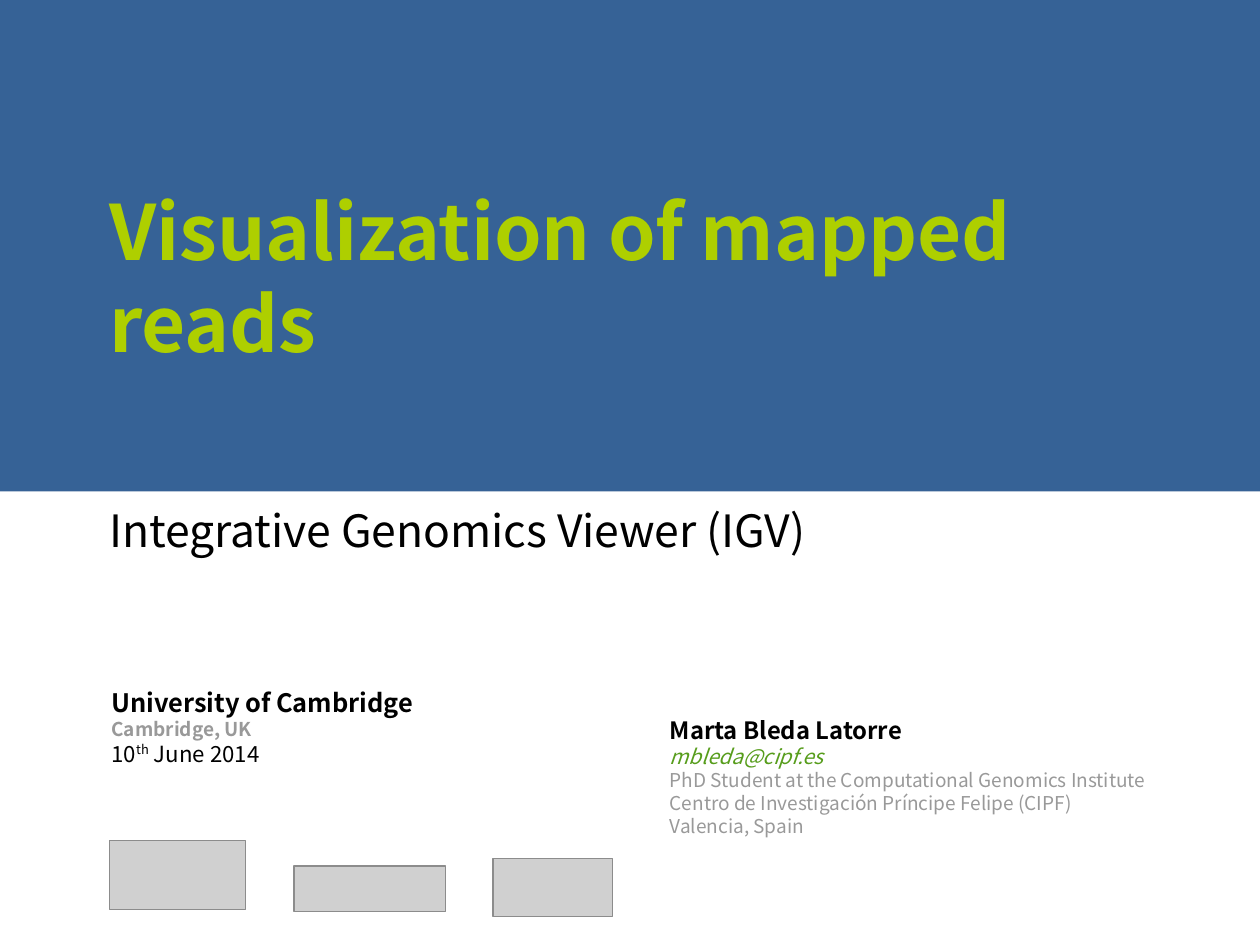
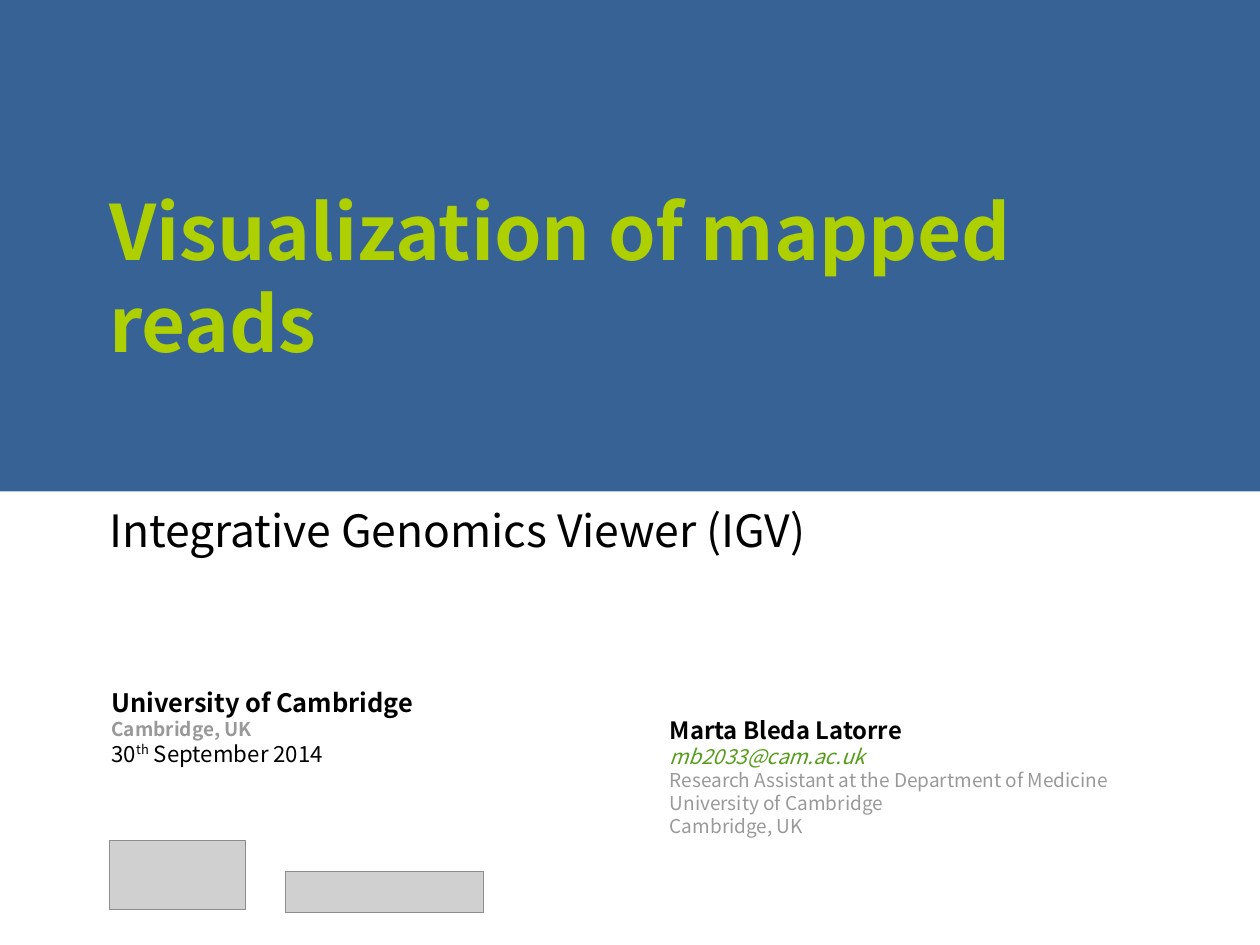
Before and after one commit to ngs-course/ngs-course.github.io, a slide deck: slide 1 of Course_Materials/visualization/presentation/2014-Cambridge_visualisation.odp. Drawn at 1260x945 pixels with LibreOffice and Linux fonts; fonts in the diff are those of the drawing; grey boxes stand for pictures. Boxes give left, top, right and bottom in pixels: in the first picture for what was removed or moved away, otherwise in the second. Text is boxed around its words. In the diff, an @@ line names an element or a change of style, - is before the commit and + after.

Commit message:
Visualization updated

```diff
--- a/Course_Materials/visualization/presentation/2014-Cambridge_visualisation.odp
+++ b/Course_Materials/visualization/presentation/2014-Cambridge_visualisation.odp
@@ text at [154, 739, 323, 767]: text changed @@
-10th June 2014
+30th September 2014
@@ text at [670, 747, 1108, 838]: text changed @@
-mbleda@cipf.es
-PhD Student at the Computational Genomics Institute
-Centro de Investigación Príncipe Felipe (CIPF)
-Valencia, Spain
+mb2033@cam.ac.uk
+Research Assistant at the Department of Medicine
+University of Cambridge
+Cambridge, UK
@@ picture removed at [493, 859, 612, 917] @@
@@ picture: place and size @@
-picture at [294, 867, 446, 912]
+picture at [286, 871, 484, 912]
```
Also in this commit, not shown: 2 other slides changed, 8 other files.
